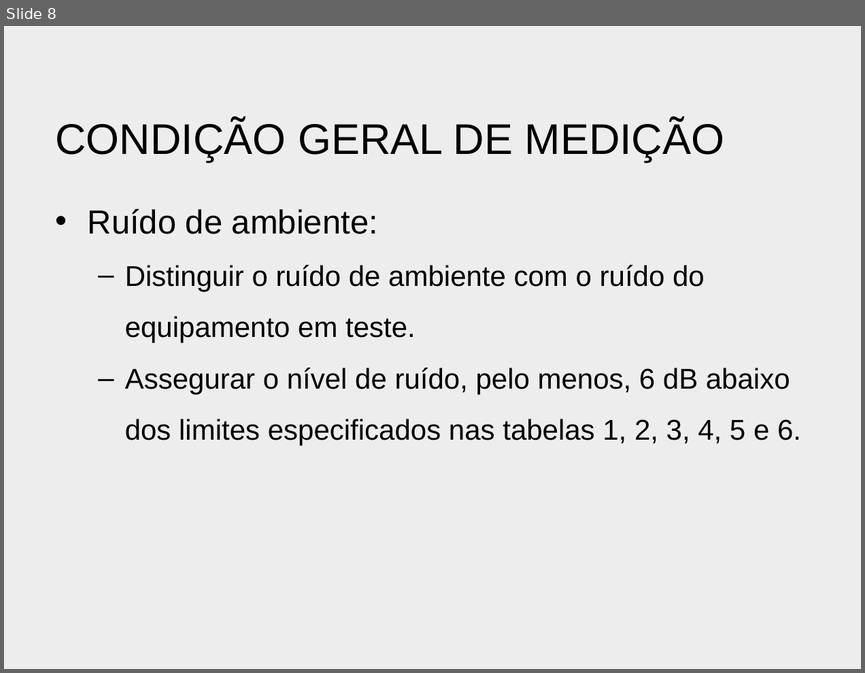
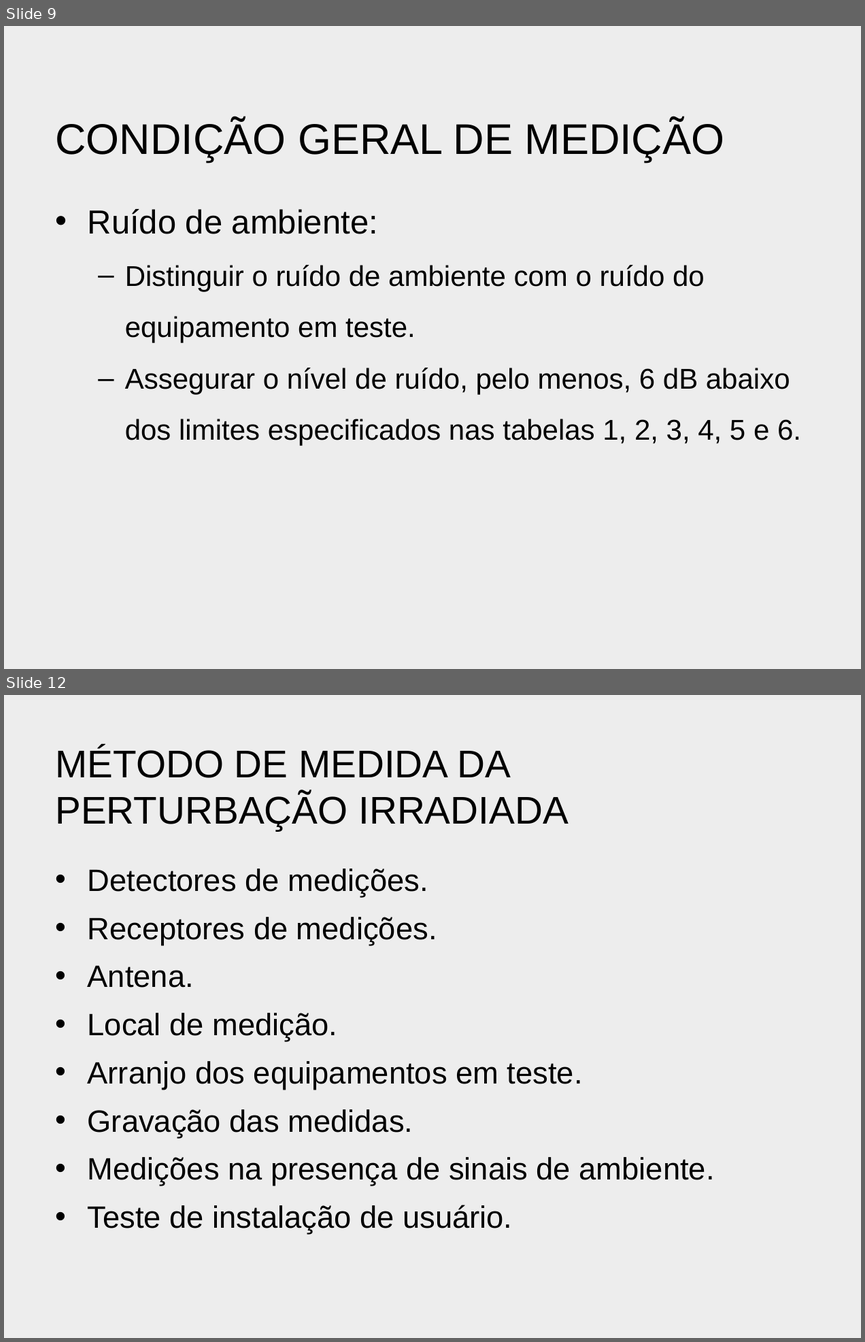
Before and after one commit to bengelbert/ifsc, a slide deck: cem_20308/docs/cispr22.pptx. Shown one above the other, each under a label of ours: slide 8 before the commit, slides 9 and 12 after it; the slides between them are not shown. The pictures are 865x673 and 865x1342 pixels, drawn with LibreOffice and Linux fonts; fonts in the diff are those of the drawing; background and template pictures are left out. Boxes give left, top, right and bottom in pixels: in the first picture for what was removed or moved away, otherwise in the second. Text is boxed around its words. In the diff, an @@ line names an element or a change of style, - is before the commit and + after.

```diff
--- a/cem_20308/docs/cispr22.pptx
+++ b/cem_20308/docs/cispr22.pptx
@@ slide 12 added at box(4, 695, 861, 1338), background picture (left out) @@
@@ title added at box(55, 747, 568, 830), 32.4 pt, text #000000 @@
+MÉTODO DE MEDIDA DA PERTURBAÇÃO IRRADIADA
@@ text added at box(88, 868, 715, 1234), 25.9 pt, text #000000 @@
+• Detectores de medições.
+• Receptores de medições.
+• Antena.
+• Local de medição.
+• Arranjo dos equipamentos em teste.
+• Gravação das medidas.
+• Medições na presença de sinais de ambiente.
+• Teste de instalação de usuário.
@@ what was slide 8 is now slide 9 @@
```
Also in this commit, not shown: 1 slide changed, 6 other slides added, 1 slide removed.
